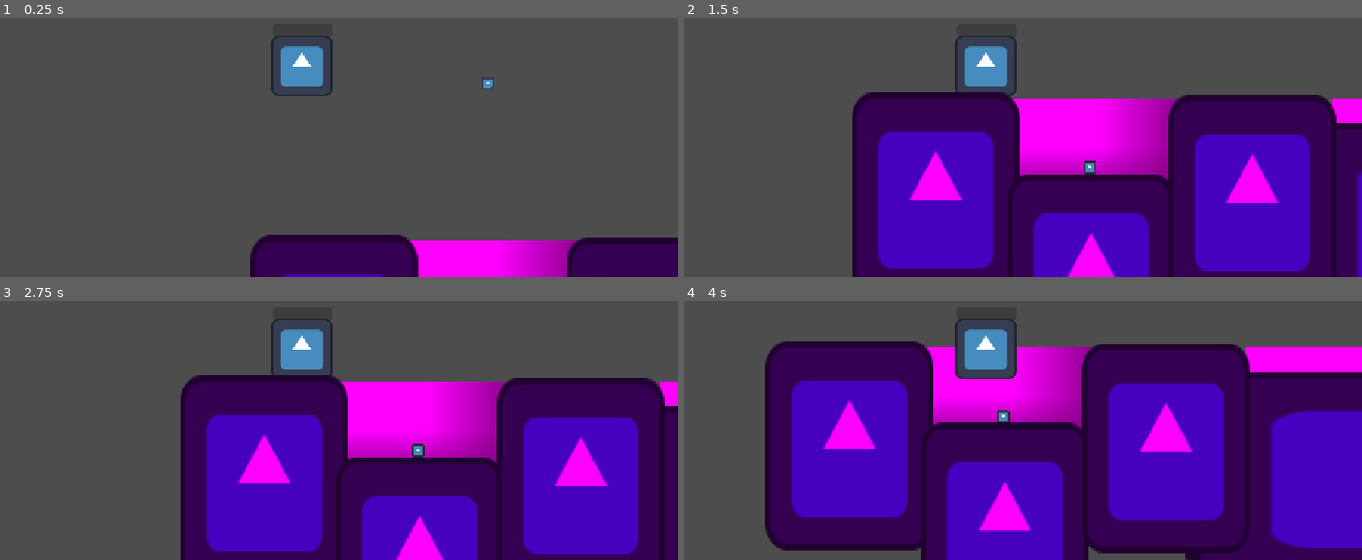
Above: before the commit, frames 1-4 (two rows, left to right).
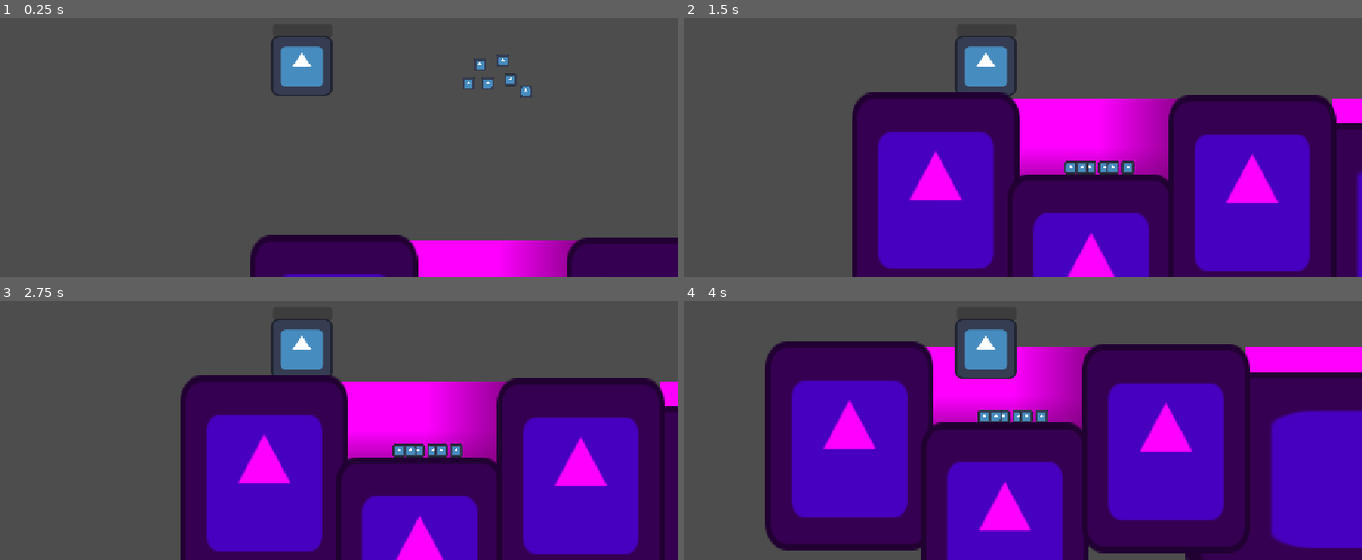
Above: after the commit, the same moments.

Repository: binarie0/swimming-extension
Game: Godot game, scene res://scenes/test_mechanic.tscn
Two runs of this game, one before a commit and one after it. Both use one fixed random seed, a clock stepped at 60 frames per second and the inputs below. The engine's default icon, where the game draws it, is replaced by a stand-in: a white triangle on a blue panel in a dark square.
Inputs:
- Up to frame 1 (0.25 s): no input
- Up to frame 2 (1.5 s): hold D (right) from 0.53 s (still down); tap Ctrl (crouch) at 0.6 s; tap Space (jump) at 0.77 s; tap Shift (sprint) at 1.35 s
- Up to frame 3 (2.75 s): tap Space (jump) at 1.52 s; release D (right) at 2.03 s; hold A (left) from 2.03 s (still down); tap Ctrl (crouch) at 2.1 s
- Up to frame 4 (4 s): release A (left) at 2.78 s; hold D (right) from 2.78 s (still down); tap Shift (sprint) at 2.85 s; tap Space (jump) at 3.02, 3.77 s; tap Ctrl (crouch) at 3.6 s

The runs differ from the first frame. In frame 1, 0.2% of the frame differs, in the area x 68-79%, y 14-31%; in frame 2, 0.4%, in the area x 56-67%, y 55-61%; in frame 3, 0.4%; in frame 4, 0.4%.

Commit message:
update mechanic scene

Diff:
--- a/scenes/test_mechanic.tscn
+++ b/scenes/test_mechanic.tscn
@@ -160,3 +160,78 @@
 position = Vector2(0.11315918, 0.1131897)
 scale = Vector2(0.20489359, 0.20489359)
 texture = ExtResource("2_qfdju")
+
+[node name="RigidBody2D2" type="RigidBody2D" parent="." unique_id=1573484877]
+position = Vector2(349.77362, 36.977905)
+collision_layer = 2
+mass = 8.0
+physics_material_override = SubResource("PhysicsMaterial_p7v4i")
+continuous_cd = 2
+
+[node name="CollisionShape2D" type="CollisionShape2D" parent="RigidBody2D2" unique_id=813398602]
+shape = SubResource("CircleShape2D_kbql3")
+
+[node name="Sprite2D" type="Sprite2D" parent="RigidBody2D2" unique_id=625486623]
+position = Vector2(0.11315918, 0.1131897)
+scale = Vector2(0.20489359, 0.20489359)
+texture = ExtResource("2_qfdju")
+
+[node name="RigidBody2D3" type="RigidBody2D" parent="." unique_id=861658801]
+position = Vector2(373.77362, -3.0220947)
+collision_layer = 2
+mass = 8.0
+physics_material_override = SubResource("PhysicsMaterial_p7v4i")
+continuous_cd = 2
+
+[node name="CollisionShape2D" type="CollisionShape2D" parent="RigidBody2D3" unique_id=29856884]
+shape = SubResource("CircleShape2D_kbql3")
+
+[node name="Sprite2D" type="Sprite2D" parent="RigidBody2D3" unique_id=801976928]
+position = Vector2(0.11315918, 0.1131897)
+scale = Vector2(0.20489359, 0.20489359)
+texture = ExtResource("2_qfdju")
+
+[node name="RigidBody2D4" type="RigidBody2D" parent="." unique_id=378448010]
+position = Vector2(421.77362, -11.022095)
+collision_layer = 2
+mass = 8.0
+physics_material_override = SubResource("PhysicsMaterial_p7v4i")
+continuous_cd = 2
+
+[node name="CollisionShape2D" type="CollisionShape2D" parent="RigidBody2D4" unique_id=1057210272]
+shape = SubResource("CircleShape2D_kbql3")
+
+[node name="Sprite2D" type="Sprite2D" parent="RigidBody2D4" unique_id=1328806489]
+position = Vector2(0.11315918, 0.1131897)
+scale = Vector2(0.20489359, 0.20489359)
+texture = ExtResource("2_qfdju")
+
+[node name="RigidBody2D5" type="RigidBody2D" parent="." unique_id=2066496429]
+position = Vector2(437.77362, 28.977905)
+collision_layer = 2
+mass = 8.0
+physics_material_override = SubResource("PhysicsMaterial_p7v4i")
+continuous_cd = 2
+
+[node name="CollisionShape2D" type="CollisionShape2D" parent="RigidBody2D5" unique_id=1706213291]
+shape = SubResource("CircleShape2D_kbql3")
+
+[node name="Sprite2D" type="Sprite2D" parent="RigidBody2D5" unique_id=1785747303]
+position = Vector2(0.11315918, 0.1131897)
+scale = Vector2(0.20489359, 0.20489359)
+texture = ExtResource("2_qfdju")
+
+[node name="RigidBody2D6" type="RigidBody2D" parent="." unique_id=1360313661]
+position = Vector2(469.77362, 52.977905)
+collision_layer = 2
+mass = 8.0
+physics_material_override = SubResource("PhysicsMaterial_p7v4i")
+continuous_cd = 2
+
+[node name="CollisionShape2D" type="CollisionShape2D" parent="RigidBody2D6" unique_id=1529022999]
+shape = SubResource("CircleShape2D_kbql3")
+
+[node name="Sprite2D" type="Sprite2D" parent="RigidBody2D6" unique_id=650312403]
+position = Vector2(0.11315918, 0.1131897)
+scale = Vector2(0.20489359, 0.20489359)
+texture = ExtResource("2_qfdju")
Not shown, changed: .gitignore
